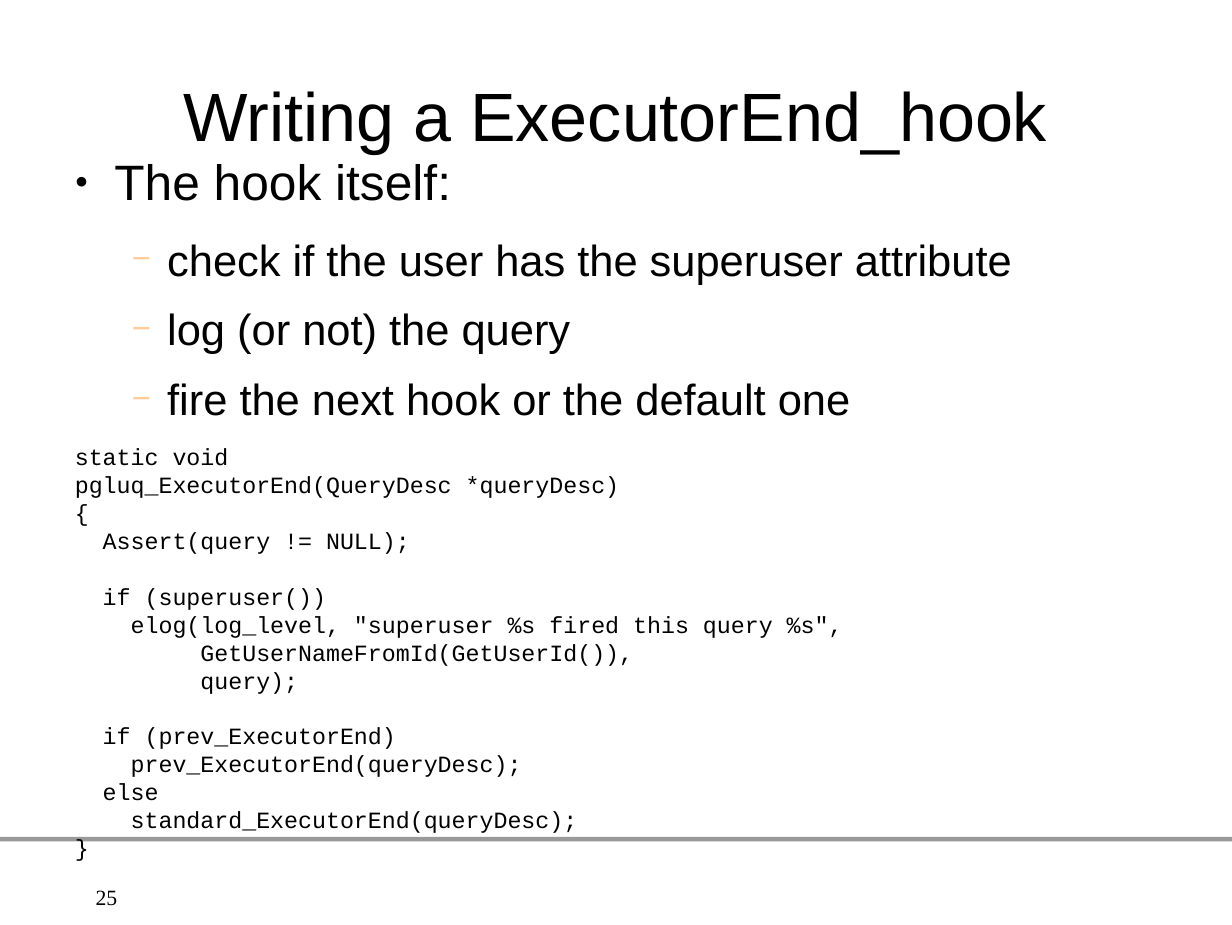
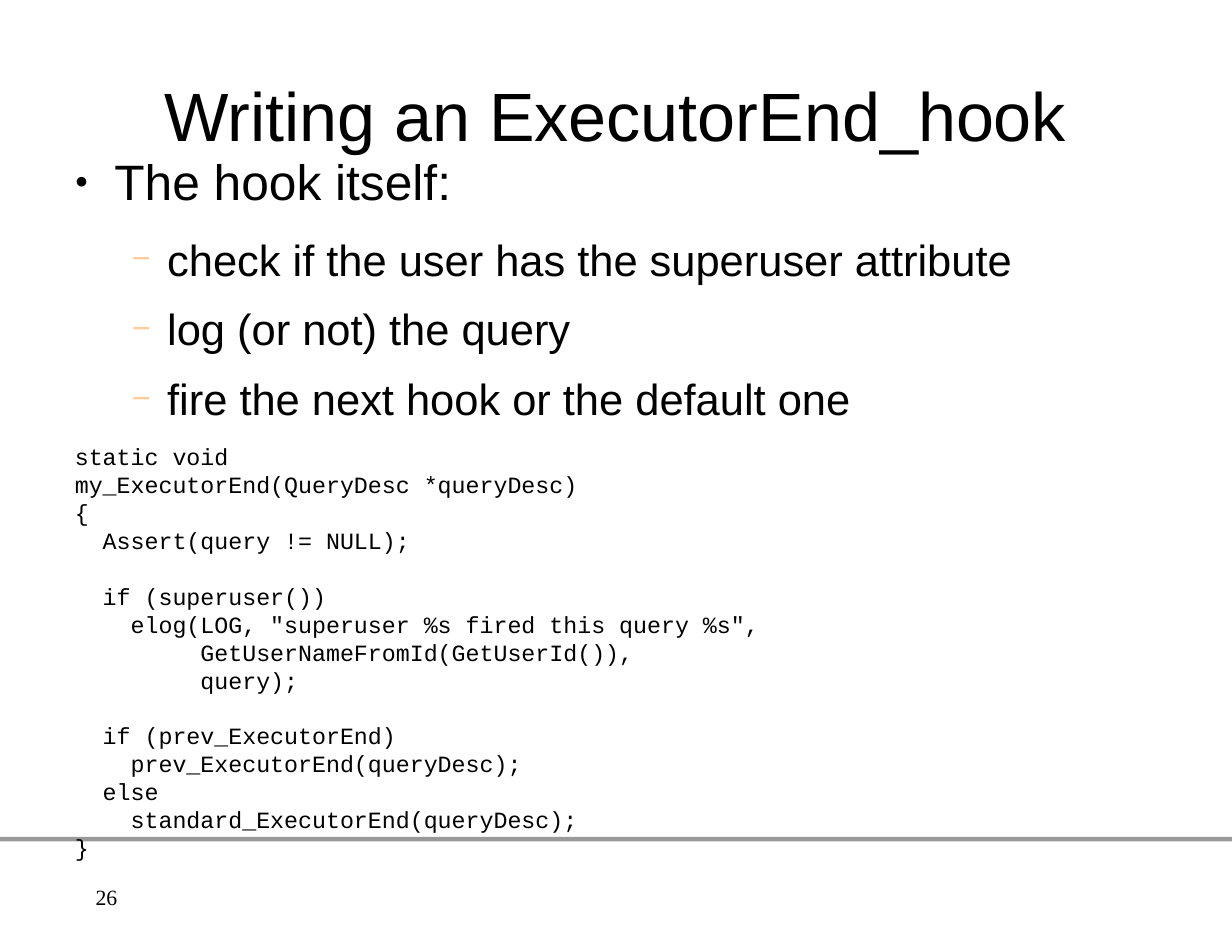
Before and after one commit to gleu/Hooks-in-PostgreSQL, a slide deck: slide 26 of hooks_in_postgresql.odp (slide 25 before the commit). Drawn at 1232x925 pixels with LibreOffice and Linux fonts; fonts in the diff are those of the drawing; background and template pictures are left out. Boxes give left, top, right and bottom in pixels: in the first picture for what was removed or moved away, otherwise in the second. Text is boxed around its words. In the diff, an @@ line names an element or a change of style, - is before the commit and + after.

```diff
--- a/hooks_in_postgresql.odp
+++ b/hooks_in_postgresql.odp
@@ title at (164,91,1066,154): text changed @@
-Writing a ExecutorEnd_hook
+Writing an ExecutorEnd_hook
@@ text at (75,476,578,498): text changed @@
-pgluq_ExecutorEnd(QueryDesc *queryDesc)
+my_ExecutorEnd(QueryDesc *queryDesc)
@@ text at (131,616,759,638): text changed @@
-elog(log_level, "superuser %s fired this query %s",
+elog(LOG, "superuser %s fired this query %s",
@@ page number at (96,890,118,906): text changed @@
-25
+26
```
Also in this commit, not shown: 14 other slides changed, 2 slides added, 4 other files.
